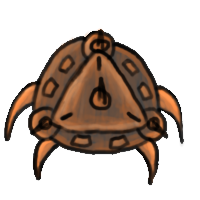
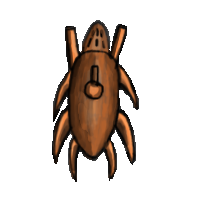
Revision of a layered 200×200 image; what changed, layer by layer:
added layer "orca" above "orca highlight" over bbox(52, 20, 139, 182)
added layer "orca highlight" (soft light) above "orca color" over bbox(53, 25, 138, 171)
added layer "orca color" above "orca background" over bbox(52, 22, 139, 182)
added layer "orca background" above "nest" over bbox(52, 20, 139, 182)
hid "nest" over bbox(4, 29, 185, 186)
hid "nest highlight" over bbox(4, 30, 183, 161)
hid "nest color" over bbox(4, 27, 183, 185)
hid "nest background" over bbox(4, 29, 184, 185)
